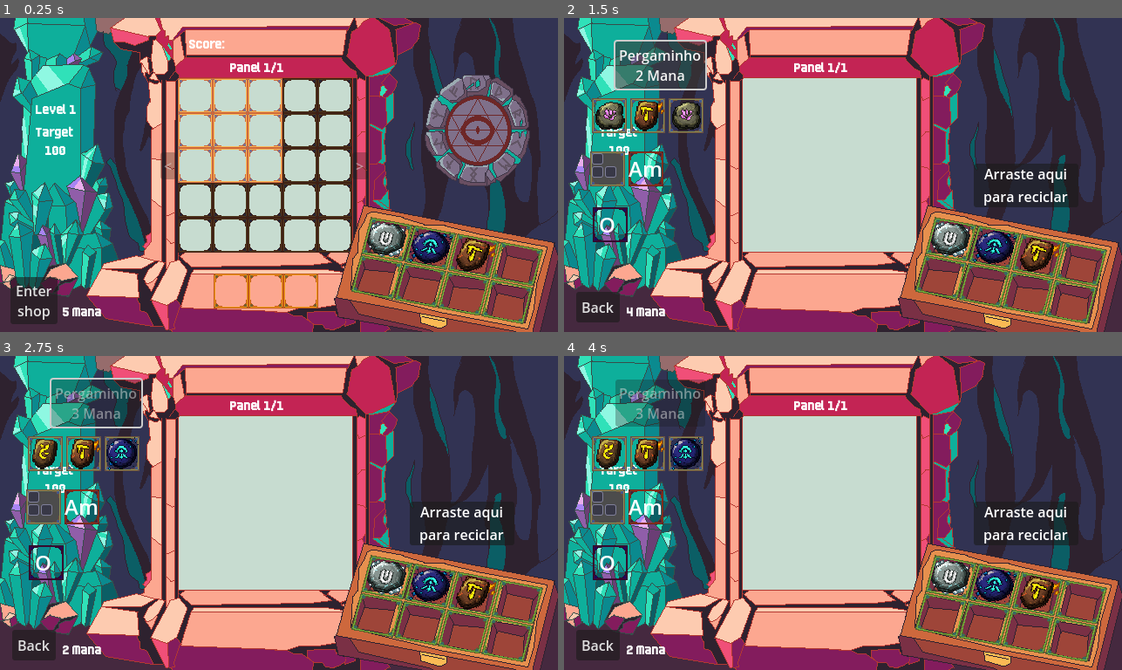
Above: before the commit, frames 1-4 (two rows, left to right).
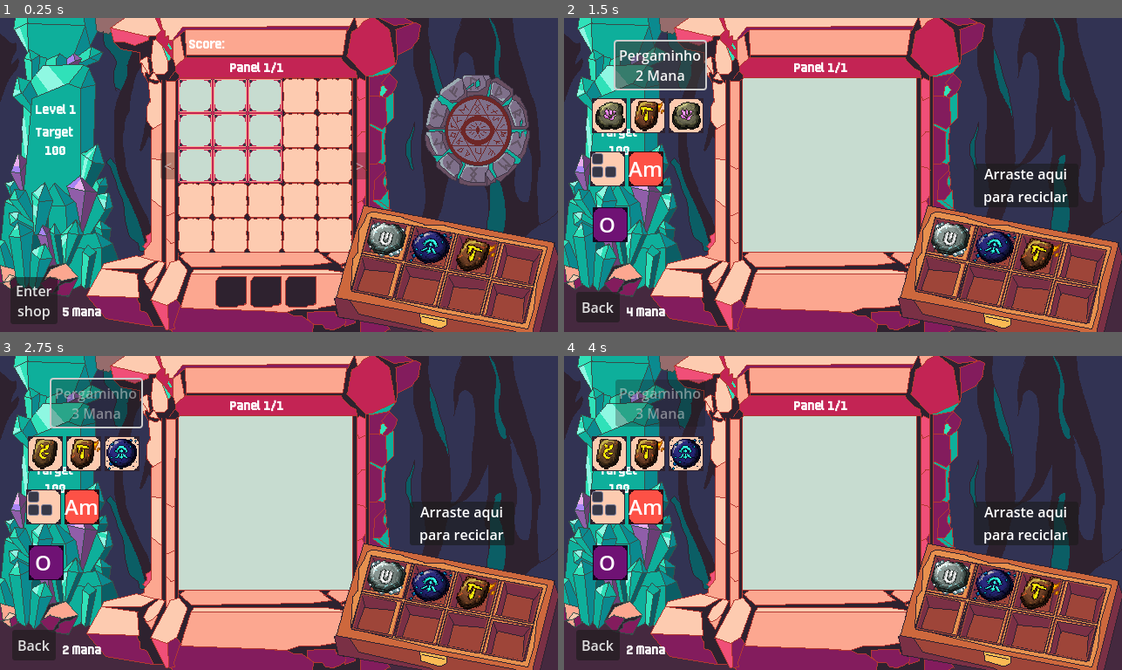
Above: after the commit, the same moments.

Repository: RenatoAAB/Runes
Game: Godot game, scene res://scenes/main.tscn
The game is run twice, just before and just after one commit, with the same random seed, the same clock (stepped at 60 frames per second) and the same inputs.
Inputs:
- Up to frame 1 (0.25 s): no input
- Up to frame 2 (1.5 s): click "Enter shop" at 0.5 s; click "Pergaminho 1 Mana" at 1.25 s
- Up to frame 3 (2.75 s): click "Pergaminho 2 Mana" at 2 s
- Up to frame 4 (4 s): click "Back" at 2.75 s; click "Enter shop" at 3.5 s

The runs differ from the first frame. In frame 1, 17% of the frame differs, in the area x 31-98%, y 19-98%; in frame 2, 4.5%; in frame 3, 4.5%; in frame 4, 4.5%.

Commit message:
new slots sprites

Diff:
--- a/scenes/Slot.tscn
+++ b/scenes/Slot.tscn
@@ -1,8 +1,12 @@
-[gd_scene load_steps=5 format=3 uid="uid://dh2haf4uh6kig"]
+[gd_scene load_steps=9 format=3 uid="uid://dh2haf4uh6kig"]
 
 [ext_resource type="Script" uid="uid://d3j7p6fmei4um" path="res://scripts/ui/slot_ui.gd" id="1_djgyf"]
+[ext_resource type="Texture2D" uid="uid://bekg6o7r3crx" path="res://sprites/slots/construido.png" id="2_jsp3d"]
 [ext_resource type="LabelSettings" uid="uid://c7h3yy7bs4ftk" path="res://text/tooltip_settings.tres" id="2_mlwvr"]
-[ext_resource type="Texture2D" uid="uid://dhyvt0yma8b5x" path="res://sprites/slots/base_slot-export.png" id="3_la8rk"]
+[ext_resource type="Texture2D" uid="uid://0ig2vd4q6vd8" path="res://sprites/slots/nao-construido-clean.png" id="3_jsp3d"]
+[ext_resource type="Texture2D" uid="uid://cd24qwr3g5v4g" path="res://sprites/slots/reliquia.png" id="4_0l074"]
+[ext_resource type="Texture2D" uid="uid://cxrxp7srms0vq" path="res://sprites/slots/inventario.png" id="5_yc7uk"]
+[ext_resource type="Texture2D" uid="uid://c5qngp31ulbos" path="res://sprites/slots/shopi.png" id="6_y662c"]
 
 [sub_resource type="StyleBoxEmpty" id="StyleBoxEmpty_la8rk"]
 
@@ -12,9 +16,14 @@
 offset_bottom = 36.0
 theme_override_styles/panel = SubResource("StyleBoxEmpty_la8rk")
 script = ExtResource("1_djgyf")
-texture_panel_empty = ExtResource("3_la8rk")
+texture_panel_empty = ExtResource("2_jsp3d")
+texture_panel_modified = ExtResource("2_jsp3d")
+texture_panel_locked = ExtResource("3_jsp3d")
+texture_relic = ExtResource("4_0l074")
+texture_inventory = ExtResource("5_yc7uk")
+texture_shop = ExtResource("6_y662c")
 tooltip_label_settings = ExtResource("2_mlwvr")
 
 [node name="Sprite2D" type="Sprite2D" parent="."]
 position = Vector2(20, 20)
-texture = ExtResource("3_la8rk")
+texture = ExtResource("2_jsp3d")
--- a/scenes/main.tscn
+++ b/scenes/main.tscn
@@ -208,9 +208,9 @@
 [node name="RelicContainer" type="GridContainer" parent="UI/GameUI"]
 layout_mode = 0
 offset_left = 245.0
-offset_top = 293.0
+offset_top = 294.0
 offset_right = 401.0
-offset_bottom = 373.0
+offset_bottom = 374.0
 theme_override_constants/h_separation = 0
 theme_override_constants/v_separation = 0
 columns = 3
Not shown: 1 places in scenes/main.tscn that only renumber resources
Binary file changed: sprites/scenes/ativador.png
Binary file removed: sprites/slots/base_slot-export.png
Binary file added: sprites/slots/construido.png
Not shown, added: sprites/slots/construido.png.import
Binary file added: sprites/slots/inventario.png
Not shown, added: sprites/slots/inventario.png.import
Binary file added: sprites/slots/nao-construido-clean.png
Not shown, changed: sprites/slots/nao-construido-clean.png.import
Binary file added: sprites/slots/nao-construido.png
Not shown, added: sprites/slots/nao-construido.png.import
Binary file added: sprites/slots/reliquia.png
(and 3 more such lines)
